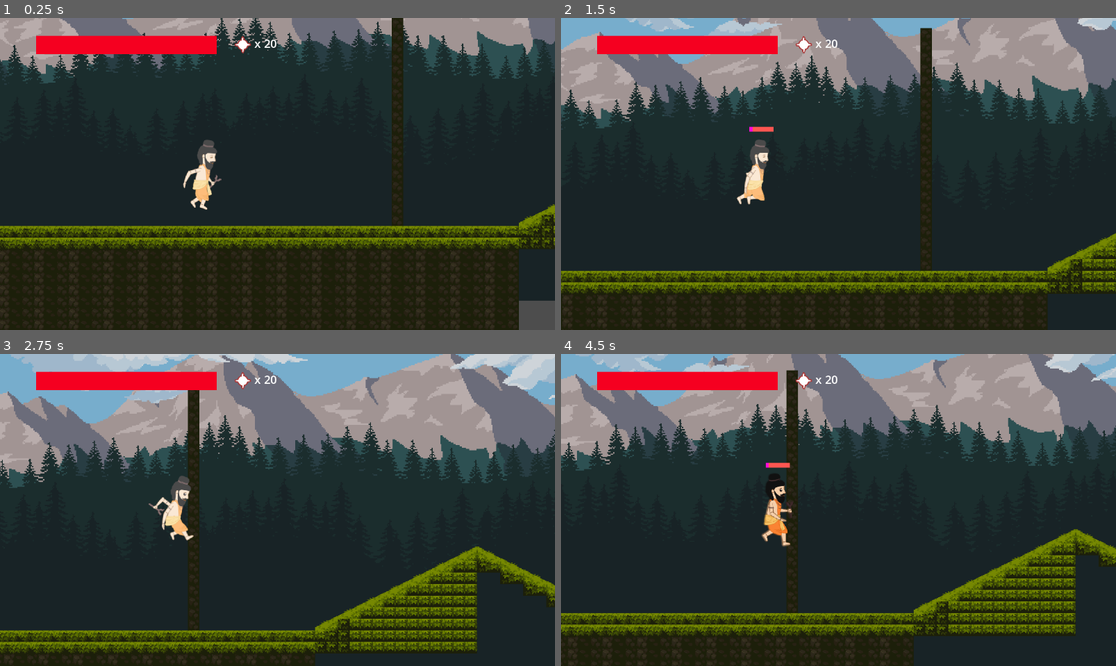
Above: before the commit, frames 1-4 (two rows, left to right).
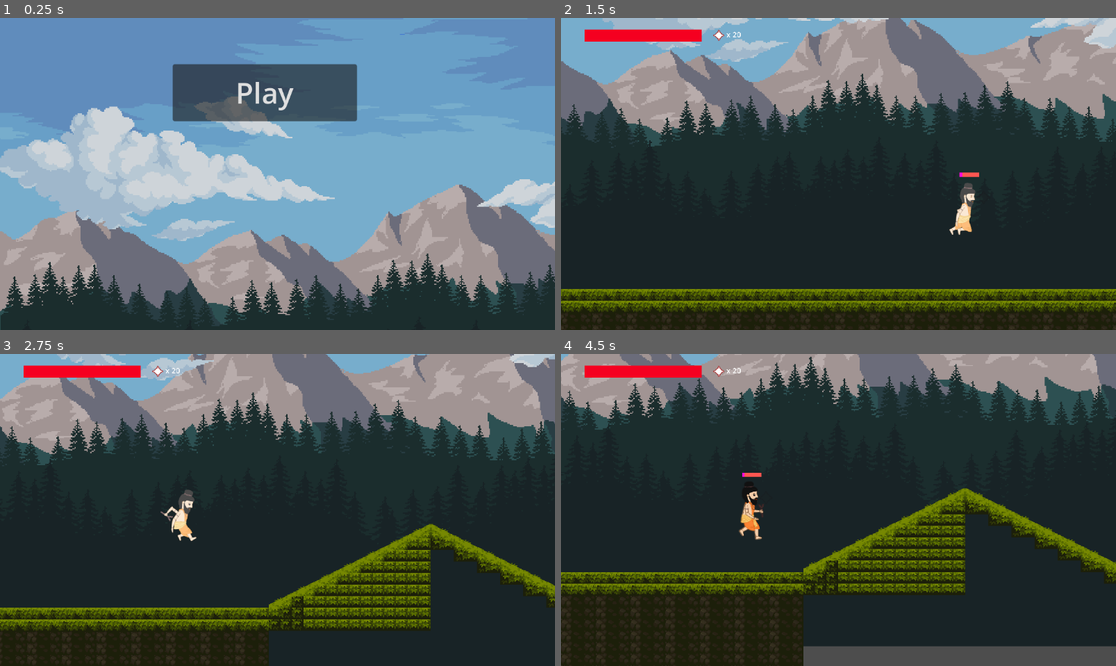
Above: after the commit, the same moments.

Repository: KartikWatts/games
Game: Godot game, scene res://main.tscn
Two runs of this game, one before a commit and one after it. Both use one fixed random seed, a clock stepped at 60 frames per second and the inputs below. Before the commit the project starts from res://world.tscn.
Inputs (mouse positions are in pixels of both pictures, inside the frame that each line leads up to):
- Up to frame 1 (0.25 s): no input
- Up to frame 2 (1.5 s): click (827, 92) at 0.5 s, where only the run after the commit has a clickable "Play"; tap Enter (ui_accept) at 1.25 s; hold Right (ui_right) from 1.28 s (still down); tap Ctrl (player_attack) at 1.35 s
- Up to frame 3 (2.75 s): keep holding Right (ui_right); tap Enter (ui_accept) at 1.52, 2.27 s; tap Ctrl (player_attack) at 2.1 s
- Up to frame 4 (4.5 s): release Right (ui_right) at 2.78 s; hold Left (ui_left) 2.78-3.53 s; tap Ctrl (player_attack) at 2.85, 3.6, 4.35 s; hold Right (ui_right) from 3.53 s (still down); tap Enter (ui_accept) at 3.77 s

The runs differ from the first frame. In frame 1, 98% of the frame differs, in the area x 0-100%, y 0-100%; in frame 2, 38%; in frame 3, 42%; in frame 4, 51%.

Commit message:
performance enhancement and basic menu
the performance enhancement include tile detection for powers to blast with body_entered signal, smooth camera movement, zooming correction

Diff:
--- a/games/violest/violest/game.gd
+++ b/games/violest/violest/game.gd
@@ -6,7 +6,7 @@
 
 @export var player_health := 50000.0
 @export var player_speed := 180.0
-@export var player_jump_velocity := -475.0
+@export var player_jump_velocity := -408.0
 @export var player_attack_launch_time := 1.0
 @export var player_face_direction := 1
 
@@ -15,6 +15,6 @@
 @export var poison_stream_speed := 350
 
 @export var snake_health := 1.0 * self.game_difficulty
-@export var snake_speed := 140.0 * self.game_difficulty
+@export var snake_speed := 150.0 * self.game_difficulty
 @export var snake_attack_range := 550.0 * self.game_difficulty
-@export var snake_attack_launch_time := 2.4
+@export var snake_attack_launch_time := 2
--- /dev/null
+++ b/games/violest/violest/main.gd
@@ -0,0 +1,4 @@
+extends Node2D
+
+func _on_play_pressed():
+	get_tree().change_scene_to_file("res://world.tscn")
--- /dev/null
+++ b/games/violest/violest/main.tscn
@@ -0,0 +1,19 @@
+[gd_scene load_steps=3 format=3 uid="uid://dg3duhds5q7rv"]
+
+[ext_resource type="Script" path="res://main.gd" id="1_5vljs"]
+[ext_resource type="PackedScene" uid="uid://bumsvvhcmgpmv" path="res://world/parallax_background.tscn" id="1_shn21"]
+
+[node name="Main" type="Node2D"]
+script = ExtResource("1_5vljs")
+
+[node name="Play" type="Button" parent="."]
+offset_left = 239.0
+offset_top = 64.0
+offset_right = 494.0
+offset_bottom = 143.0
+theme_override_font_sizes/font_size = 40
+text = "Play"
+
+[node name="ParallaxBackground" parent="." instance=ExtResource("1_shn21")]
+
+[connection signal="pressed" from="Play" to="." method="_on_play_pressed"]
--- a/games/violest/violest/mobs/poison_stream.gd
+++ b/games/violest/violest/mobs/poison_stream.gd
@@ -24,6 +24,12 @@
 		area.hurt()
 		blast()
 
+
+func _on_body_entered(body):
+	if body is TileMap:
+		blast()
+
+
 func blast():
 	is_blasting = true
 	direction = 0
--- a/games/violest/violest/mobs/poison_stream.tscn
+++ b/games/violest/violest/mobs/poison_stream.tscn
@@ -63,6 +63,7 @@
 }
 
 [node name="PoisonStream" type="Area2D"]
+scale = Vector2(0.75, 0.75)
 collision_layer = 16
 collision_mask = 11
 script = ExtResource("1_vkmhx")
@@ -87,4 +88,5 @@
 frame = 3
 
 [connection signal="area_entered" from="." to="." method="_on_area_entered"]
+[connection signal="body_entered" from="." to="." method="_on_body_entered"]
 [connection signal="screen_exited" from="VisibleOnScreenNotifier2D" to="." method="_on_visible_on_screen_notifier_2d_screen_exited"]
--- a/games/violest/violest/mobs/snake.gd
+++ b/games/violest/violest/mobs/snake.gd
@@ -49,6 +49,10 @@
 			velocity.x = direction * snake_speed
 			_animation_player.play("walk")
 
+
+		if direction == 0:
+			direction = -Game.player_face_direction
+
 		if direction == -1:
 			_sprite_2d.flip_h = false
 			_floor_check_ray.target_position.x= 0
--- a/games/violest/violest/mobs/snake.tscn
+++ b/games/violest/violest/mobs/snake.tscn
@@ -81,7 +81,7 @@
 }
 
 [node name="Snake" type="CharacterBody2D"]
-scale = Vector2(0.75, 0.75)
+scale = Vector2(0.6, 0.6)
 collision_layer = 4
 collision_mask = 2
 script = ExtResource("1_kl32n")
--- a/games/violest/violest/mobs/snake_hurt_box.gd
+++ b/games/violest/violest/mobs/snake_hurt_box.gd
@@ -9,5 +9,5 @@
 	if body is Player:
 		body.hurt()
 	if body is MagicBall:
-		if get_parent().direction == body.direction:
-			get_parent().direction = - body.direction
+		if get_parent().direction != body.direction:
+			get_parent().direction = body.direction
--- a/games/violest/violest/player/magic_ball.gd
+++ b/games/violest/violest/player/magic_ball.gd
@@ -2,7 +2,7 @@
 extends Area2D
 
 @export var speed = Game.magic_ball_speed
-@export var rot_speed = rad_to_deg(0.5)
+@export var rot_speed = rad_to_deg(0.25)
 
 @onready var _animation_player = $AnimationPlayer
 
@@ -30,6 +30,12 @@
 		area.blast()
 		blast()
 
+
+func _on_body_entered(body):
+	if body is TileMap:
+		blast()
+
+
 func blast():
 	is_blasting = true
 	direction = 0
--- a/games/violest/violest/player/magic_ball.tscn
+++ b/games/violest/violest/player/magic_ball.tscn
@@ -47,6 +47,7 @@
 }
 
 [node name="MagicBall" type="Area2D"]
+scale = Vector2(0.75, 0.75)
 collision_layer = 8
 collision_mask = 22
 script = ExtResource("1_3bx8h")
@@ -72,4 +73,5 @@
 }
 
 [connection signal="area_entered" from="." to="." method="_on_area_entered"]
+[connection signal="body_entered" from="." to="." method="_on_body_entered"]
 [connection signal="screen_exited" from="VisibleOnScreenNotifier2D" to="." method="_on_visible_on_screen_notifier_2d_screen_exited"]
--- a/games/violest/violest/player/player.gd
+++ b/games/violest/violest/player/player.gd
@@ -3,7 +3,8 @@
 
 signal magic_ball_shoot(magic_ball_scene, location)
 
-const CAMERA_MARGIN := 300
+const CAMERA_MARGIN := 500
+const CAMERA_SHIFT_TIME := 1.5
 const WAND_MAGIC_MARGIN = 35
 const SIT_DOWN_MARGIN = 50
 
@@ -130,7 +131,7 @@
 
 func set_camera_position(direction):
 	var tween = get_tree().create_tween()
-	tween.tween_property(_main_camera, "position", Vector2(CAMERA_MARGIN * direction, 0), 2)
+	tween.tween_property(_main_camera, "position", Vector2(CAMERA_MARGIN * direction, 0), CAMERA_SHIFT_TIME)
 
 func shoot():
 	magic_ball_shoot.emit(magic_ball, _wand_marker.global_position, face_direction)
--- a/games/violest/violest/player/player.tscn
+++ b/games/violest/violest/player/player.tscn
@@ -226,12 +226,13 @@
 bg_color = Color(1, 0.0431373, 0.854902, 1)
 
 [node name="Player" type="CharacterBody2D" groups=["Player"]]
-scale = Vector2(0.5, 0.5)
+scale = Vector2(0.4, 0.4)
 collision_mask = 18
 script = ExtResource("1_yo214")
 
 [node name="MainCamera" type="Camera2D" parent="."]
-position = Vector2(200, 0)
+position = Vector2(-727.5, -163.75)
+scale = Vector2(12.5, 12.5)
 limit_left = 0
 
 [node name="CollisionShape2D" type="CollisionShape2D" parent="."]
--- a/games/violest/violest/project.godot
+++ b/games/violest/violest/project.godot
@@ -11,7 +11,7 @@
 [application]
 
 config/name="violest"
-run/main_scene="res://world.tscn"
+run/main_scene="res://main.tscn"
 config/features=PackedStringArray("4.0", "GL Compatibility")
 
 [autoload]
--- a/games/violest/violest/world.gd
+++ b/games/violest/violest/world.gd
@@ -17,3 +17,11 @@
 	magic_ball.direction = direction
 	magic_ball.global_position = location
 	_magic_ball_container.add_child(magic_ball)
+
+
+func _on_environment_area_entered(area):
+	pass # Replace with function body.
+
+
+func _on_environment_body_entered(body):
+	pass # Replace with function body.
--- a/games/violest/violest/world.tscn
+++ b/games/violest/violest/world.tscn
@@ -6,6 +6,7 @@
 [ext_resource type="Texture2D" uid="uid://0rpc4yi8c0d8" path="res://assets/World/Tree-Assets.png" id="3_o7btb"]
 [ext_resource type="Texture2D" uid="uid://dxr74gl6x0yh7" path="res://assets/magic_ball.png" id="4_ad0ox"]
 [ext_resource type="Script" path="res://Label.gd" id="5_rkelv"]
+[ext_resource type="PackedScene" uid="uid://qeckl4fceqn1" path="res://mobs/snake.tscn" id="5_seoy4"]
 [ext_resource type="PackedScene" uid="uid://bumsvvhcmgpmv" path="res://world/parallax_background.tscn" id="6_5s4in"]
 
 [sub_resource type="TileSetAtlasSource" id="TileSetAtlasSource_gfheq"]
@@ -2351,16 +2352,21 @@
 [node name="TileMap" type="TileMap" parent="."]
 tile_set = SubResource("TileSet_lj3bg")
 format = 2
-layer_0/tile_data = PackedInt32Array(917504, 65536, 1, 91750 …(64427 unchanged characters)…  2, 917677, 524288, 1, 983213, 524288, 2, 852101, 131072, 2, 786565, 131072, 2, 721029, 131072, 2, 655493, 131072, 2, 589957, 131072, 2, 524421, 131072, 2, 458885, 131072, 2, 393349, 131072, 2, 327813, 131072, 2, 262277, 131072, 2, 196741, 131072, 2, 131205, 131072, 2, 65669, 131072, 2, 133, 131072, 2, -65403, 131072, 2, -130939, 131072, 2, -196475, 131072, 2, -262011, 131072, 2, -327547, 131072, 2, -393083, 131072, 2, -458619, 131072, 2)
+layer_0/tile_data = PackedInt32Array(917504, 65536, 1, 91750 …(64427 unchanged characters)…  2, 917677, 524288, 1, 983213, 524288, 2)
 
 [node name="Player" parent="." instance=ExtResource("1_e28uy")]
-position = Vector2(1870, 119)
+position = Vector2(1925, 155)
 
 [node name="Mobs" type="Node2D" parent="."]
+
+[node name="Snake" parent="Mobs" instance=ExtResource("5_seoy4")]
+position = Vector2(1009, 180)
 
 [node name="MagicBallContainer" type="Node2D" parent="."]
 
 [node name="UILabel" type="CanvasLayer" parent="."]
+scale = Vector2(0.65, 0.65)
+transform = Transform2D(0.65, 0, 0, 0.65, 0, 0)
 
 [node name="PlayerHealthBar" type="ProgressBar" parent="UILabel"]
 offset_left = 50.0
--- a/games/violest/violest/world/parallax_background.tscn
+++ b/games/violest/violest/world/parallax_background.tscn
@@ -10,7 +10,7 @@
 [node name="ParallaxBackground" type="ParallaxBackground"]
 
 [node name="Sky" type="ParallaxLayer" parent="."]
-motion_scale = Vector2(0.21, 1)
+motion_scale = Vector2(0.18, 1)
 motion_mirroring = Vector2(1152, 0)
 
 [node name="Sky" type="Sprite2D" parent="Sky"]
@@ -19,7 +19,7 @@
 texture = ExtResource("1_rijua")
 
 [node name="Sky2" type="ParallaxLayer" parent="."]
-motion_scale = Vector2(0.21, 1)
+motion_scale = Vector2(0.18, 1)
 motion_mirroring = Vector2(1152, 0)
 
 [node name="Sky" type="Sprite2D" parent="Sky2"]
@@ -29,7 +29,7 @@
 texture = ExtResource("1_rijua")
 
 [node name="Mountain" type="ParallaxLayer" parent="."]
-motion_scale = Vector2(0.18, 1)
+motion_scale = Vector2(0.14, 1)
 motion_mirroring = Vector2(1152, 0)
 
 [node name="Sprite2D" type="Sprite2D" parent="Mountain"]
@@ -48,7 +48,7 @@
 texture = ExtResource("3_4x6rc")
 
 [node name="Pine1" type="ParallaxLayer" parent="."]
-motion_scale = Vector2(0.15, 1)
+motion_scale = Vector2(0.125, 1)
 motion_mirroring = Vector2(1152, 0)
 
 [node name="Sprite2D" type="Sprite2D" parent="Pine1"]
Not shown: 1 places in games/violest/violest/world.tscn that only renumber resources
